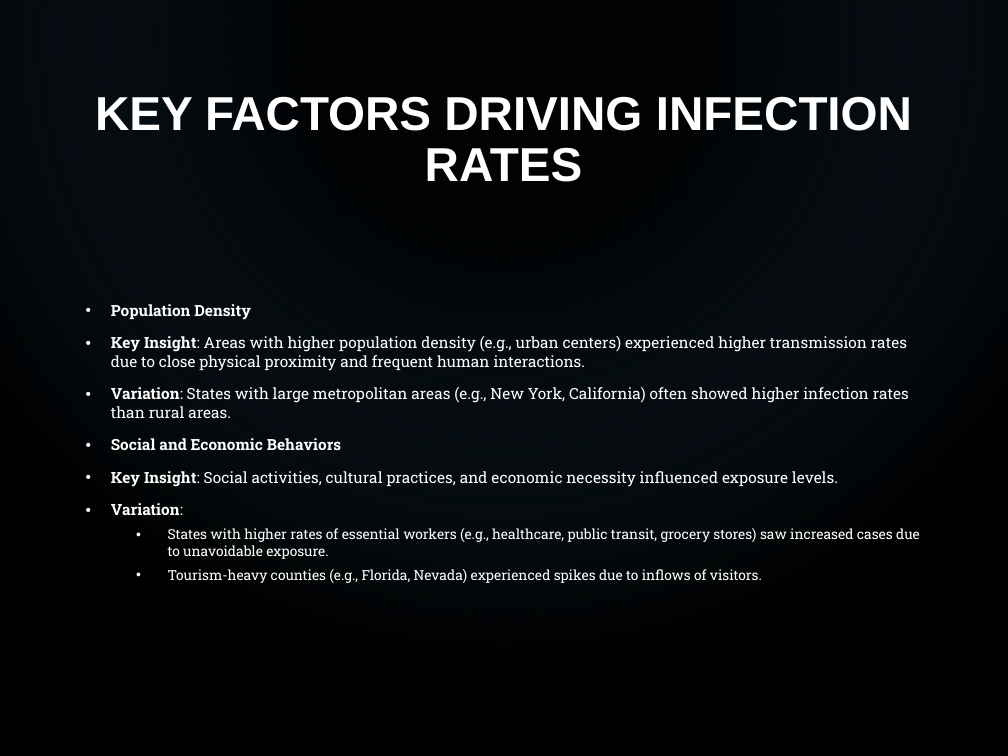
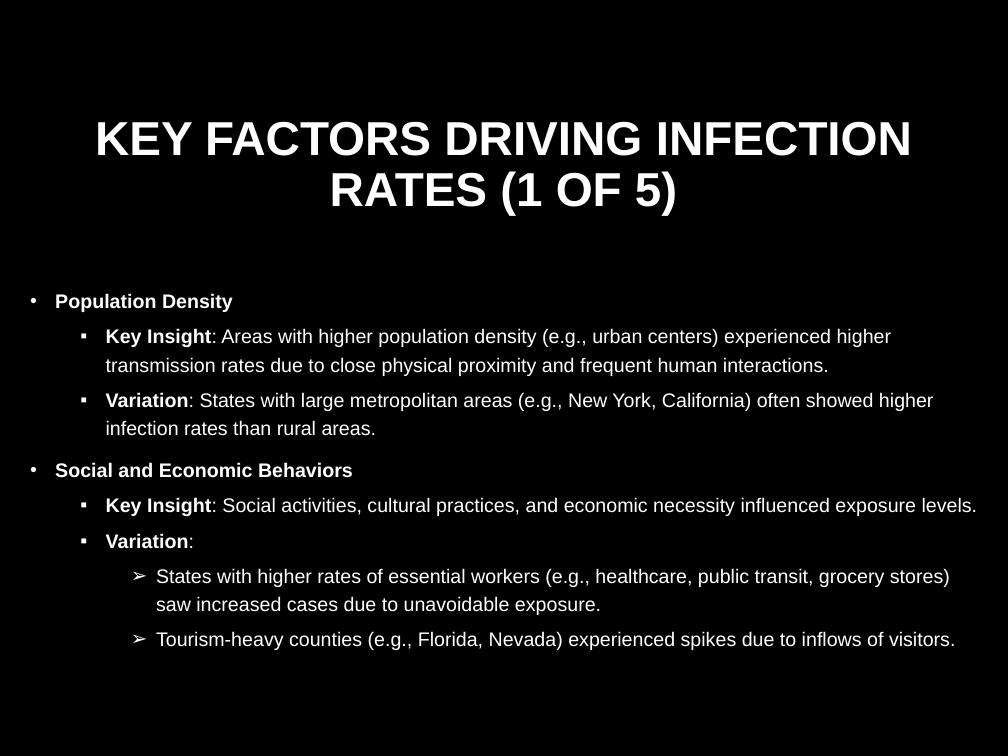
Before and after one commit to ryancmedina/project-one, a slide deck: slide 3 of Infection_Trends_COVID19_Presentation.pptx. Drawn at 1008x756 pixels with LibreOffice and Linux fonts; fonts in the diff are those of the drawing; background and template pictures are left out. Boxes give left, top, right and bottom in pixels: in the first picture for what was removed or moved away, otherwise in the second. Text is boxed around its words. In the diff, an @@ line names an element or a change of style, - is before the commit and + after.

```diff
--- a/Infection_Trends_COVID19_Presentation.pptx
+++ b/Infection_Trends_COVID19_Presentation.pptx
@@ rectangle removed at (0,0,1008,756) @@
@@ title at (95,121,912,216): text changed @@
-KEY FACTORS DRIVING INFECTION RATES
+KEY FACTORS DRIVING INFECTION RATES (1 OF 5)
@@ text "Population Density": place and size @@
-text "Population Density" at (111,304,920,583)
+text "Population Density" at (55,293,978,650)
@@ text "Population Density" at (55,293,978,650): size 11 to 14 pt in "Population Density", "Key Insight: Areas with higher population density ...", "Variation: States with large metropolitan areas (e.g., ...", "Social and Economic Behaviors" and 2 more places; font Roboto Slab to Arial; size 9.9 to 14 pt in "States with higher rates of essential workers ...", "Tourism-heavy counties (e.g., Florida, Nevada) experienced s ..."; line spacing 1 to 1.2; bullet • to ▪; list level 1 to 2 in "Key Insight: Areas with higher ..."; list level 1 to 2 in "Variation: States with large metropolitan ..."; list level 1 to 2 in "Key Insight: Social activities, cultural ..."; list level 1 to 2 in "Variation:"; bullet • to ➢; list level 2 to 3 in "States with higher rates of ..."; list level 2 to 3 in "Tourism-heavy counties (e.g., Florida, Nevada) ..." @@
```
Also in this commit, not shown: 4 other slides changed, 16 slides added, 2 slides removed.
